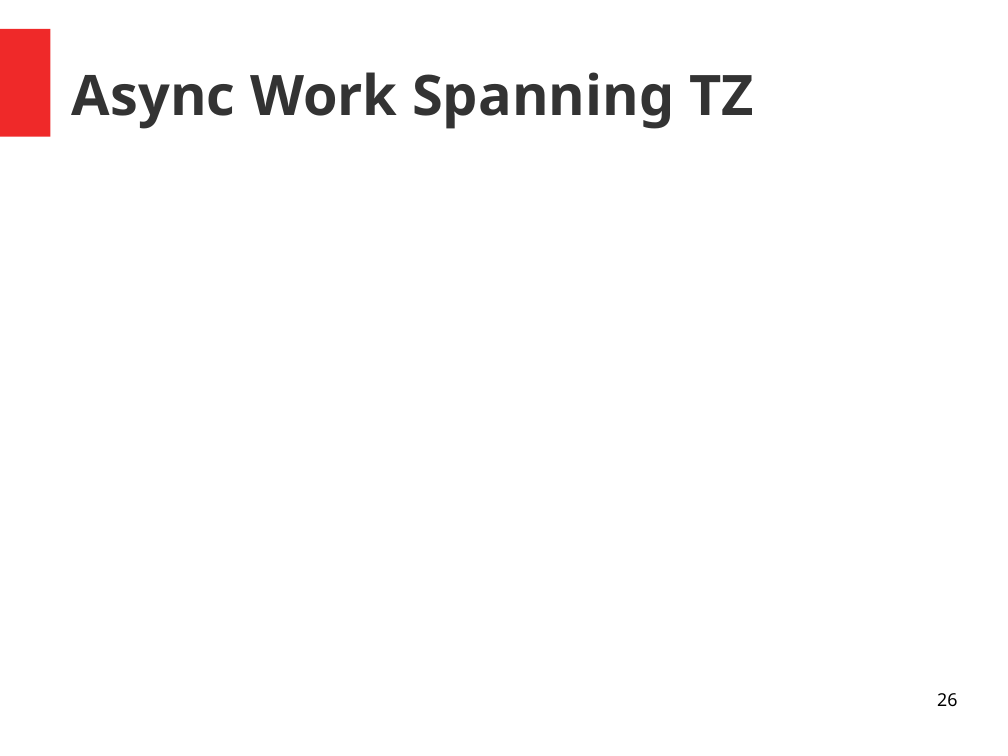
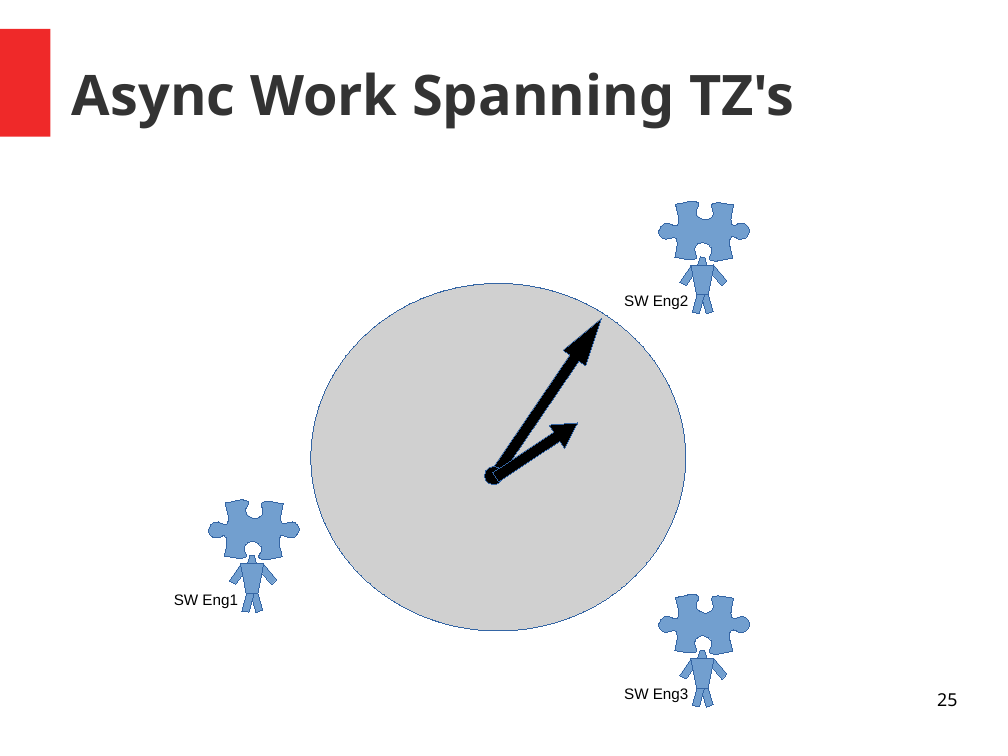
Before and after one commit to MrAbsaroka/Presentations, a slide deck: slide 25 of MattFerguson-0111-2021.11.04.odp (slide 26 before the commit). Drawn at 1008x756 pixels with LibreOffice and Linux fonts; fonts in the diff are those of the drawing; grey boxes stand for pictures. Boxes give left, top, right and bottom in pixels: in the first picture for what was removed or moved away, otherwise in the second. Text is boxed around its words. In the diff, an @@ line names an element or a change of style, - is before the commit and + after.

```diff
--- a/MattFerguson-0111-2021.11.04.odp
+++ b/MattFerguson-0111-2021.11.04.odp
@@ title at (72,72,795,129): text changed @@
-Async Work Spanning TZ
+Async Work Spanning TZ's
@@ freeform shape added at (659,201,750,262), fill #729FCF, outline #3465A4 0 pt @@
@@ group added at (680,257,728,314): 4 parallelograms, 2 freeform shapes @@
@@ picture added at (311,284,686,631) @@
@@ text added at (624,295,689,309), 12 pt, text #000000 @@
+SW Eng2
@@ right arrow added at (484,311,613,483), fill #000000, outline #3465A4 0 pt @@
@@ right arrow added at (489,412,586,488), fill #000000, outline #3465A4 0 pt @@
@@ ellipse added at (485,466,503,485), fill #000000, outline #3465A4 0 pt @@
@@ freeform shape added at (209,500,300,561), fill #729FCF, outline #3465A4 0 pt @@
@@ group added at (229,556,278,613): 4 parallelograms, 2 freeform shapes @@
@@ text added at (174,594,238,608), 12 pt, text #000000 @@
+SW Eng1
@@ freeform shape added at (659,595,750,655), fill #729FCF, outline #3465A4 0 pt @@
@@ group added at (680,650,728,707): 4 parallelograms, 2 freeform shapes @@
@@ text added at (624,688,689,702), 12 pt, text #000000 @@
+SW Eng3
@@ page number at (937,693,957,707): text changed @@
-26
+25
```
Also in this commit, not shown: 5 other slides changed, 1 slide added, 3 slides removed.
